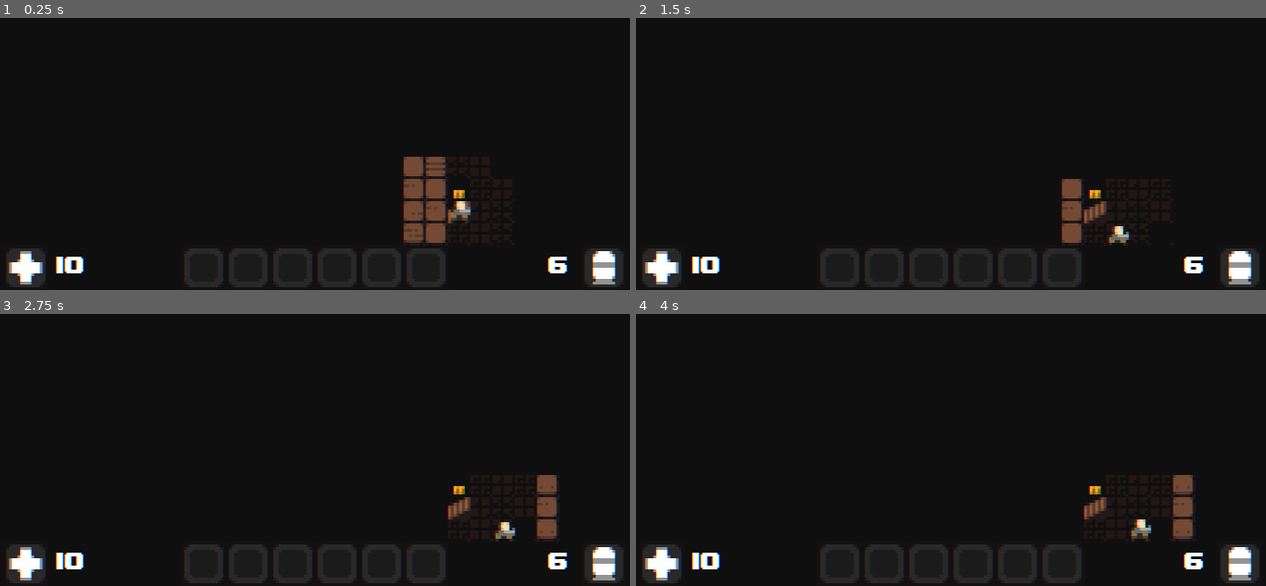
Above: before the commit, frames 1-4 (two rows, left to right).
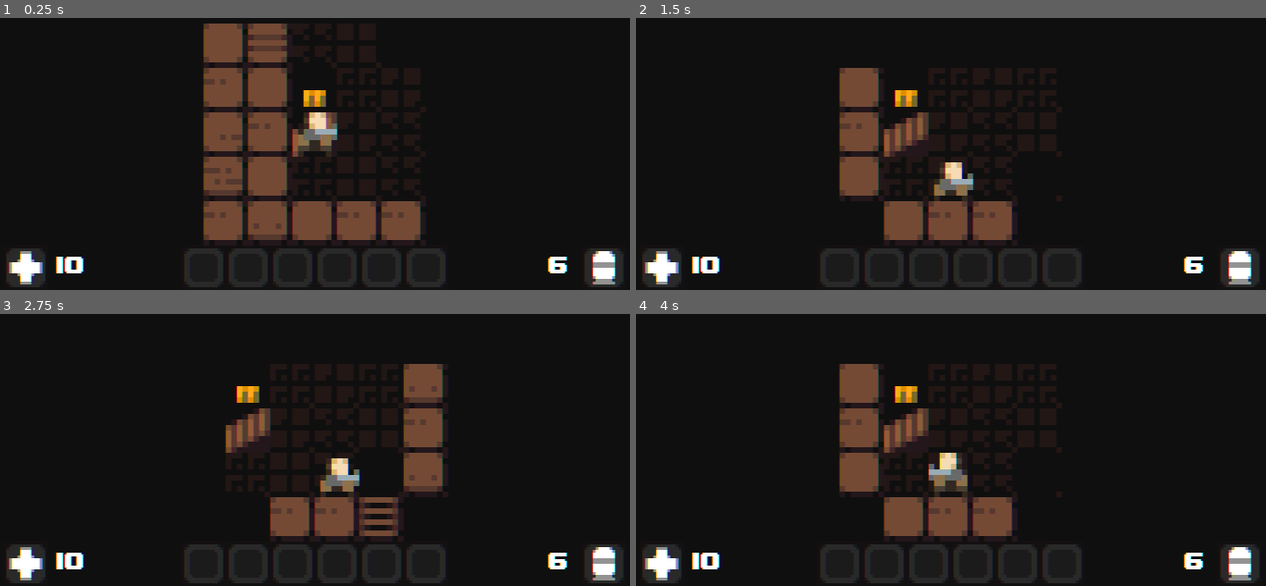
Above: after the commit, the same moments.

Repository: PavelProvotorov/Scrounger
Game: Godot game, scene res://Scenes/Main.tscn
The game is run twice, just before and just after one commit, with the same random seed, the same clock (stepped at 60 frames per second) and the same inputs. Sound files missing from this copy of the repository are replaced by a short silence.
Inputs:
- Up to frame 1 (0.25 s): no input
- Up to frame 2 (1.5 s): hold Right (ui_right) 0.53-1.28 s; tap Enter at 1.25 s; hold Down (ui_down) from 1.28 s (still down)
- Up to frame 3 (2.75 s): release Down (ui_down) at 2.03 s; hold Right (ui_right) from 2.03 s (still down)
- Up to frame 4 (4 s): tap Space at 2.75 s; release Right (ui_right) at 2.78 s; hold Up (ui_up) 2.78-3.53 s; hold Left (ui_left) from 3.53 s (still down)

The runs differ from the first frame. In frame 1, 15% of the frame differs, in the area x 32-75%, y 2-83%; in frame 2, 8.4%; in frame 3, 8.1%; in frame 4, 8.5%.

Commit message:
Double Turn Fix
- Fixed bug with the first mob in queue having two turns after player shoots
- Small changes & Fixes

Diff:
--- a/Mobs/Player.tscn
+++ b/Mobs/Player.tscn
@@ -40,6 +40,7 @@
 
 [node name="Camera2D" type="Camera2D" parent="."]
 position = Vector2( 4, 4 )
+current = true
 zoom = Vector2( 0.5, 0.5 )
 
 [node name="Tween" type="Tween" parent="."]
--- a/Scripts/mobs/Player.gd
+++ b/Scripts/mobs/Player.gd
@@ -142,7 +142,6 @@
 			var collider = NODE_RAYCAST_COLLIDE.get_collider()
 
 			if collider.get_class() == "KinematicBody2D":
-				print("SHOOT INTO KINEMATIC BODY")
 				if collider.is_in_group(Global.GROUPS.HOSTILE) == true:
 					var cellA = NODE_MAIN.position
 					var cellB = NODE_MAIN.position + (direction * grid_size)
@@ -151,29 +150,28 @@
 					if cellA - cellB == Vector2(-grid_size,0): animation_flip(false,false)
 					if cellA - cellB == Vector2(grid_size,0): animation_flip(true,false)
 
+					action_shoot_tween(cellA,get_negative_vector(cellA,cellB))
 					NODE_MAIN.calculate_ranged_damage(self,collider)
-					action_shoot_tween(cellA,get_negative_vector(cellA,cellB))
 					NODE_MAIN.stat_ammo -= 1
 					NODE_SOUND.stream = Sound.sfx_shoot
 					NODE_SOUND.play()
+					yield(NODE_TWEEN,"tween_all_completed")
 					done = true
-
-			if collider.get_class() == "StaticBody2D":
+			elif collider.get_class() == "StaticBody2D":
 				if collider.is_in_group(Global.GROUPS.ITEM) == true:
 					NODE_RAYCAST_COLLIDE.add_exception(collider)
-			if collider.get_class() == "TileMap":
+			elif collider.get_class() == "TileMap":
 				done = true
-
-	yield(NODE_TWEEN,"tween_all_completed")
+			else:
+				pass
 	NODE_RAYCAST_COLLIDE.clear_exceptions()
+	PLAYER_ACTION_INPUT = false
 	PLAYER_ACTION_SHOOT = false
-	PLAYER_ACTION_INPUT = false
 	check_turn()
 
 func action_pick(direction):
 	PLAYER_ACTION_INPUT = true
 
-	print("PICK ITEMS")
 	NODE_RAYCAST_COLLIDE.cast_to = (direction)
 	NODE_RAYCAST_COLLIDE.force_raycast_update()
 
@@ -265,7 +263,6 @@
 	if is_target.stat_health <= 0:
 			Global.LEVEL_LAYER_LOGIC.remove_child(is_target)
 			is_target.queue_free()
-			check_turn()
 			yield(self.action_finish(),"completed")
 
 func animation_flip(is_flip_h:bool, is_flip_v:bool):
Not shown, changed: export_presets.cfg
